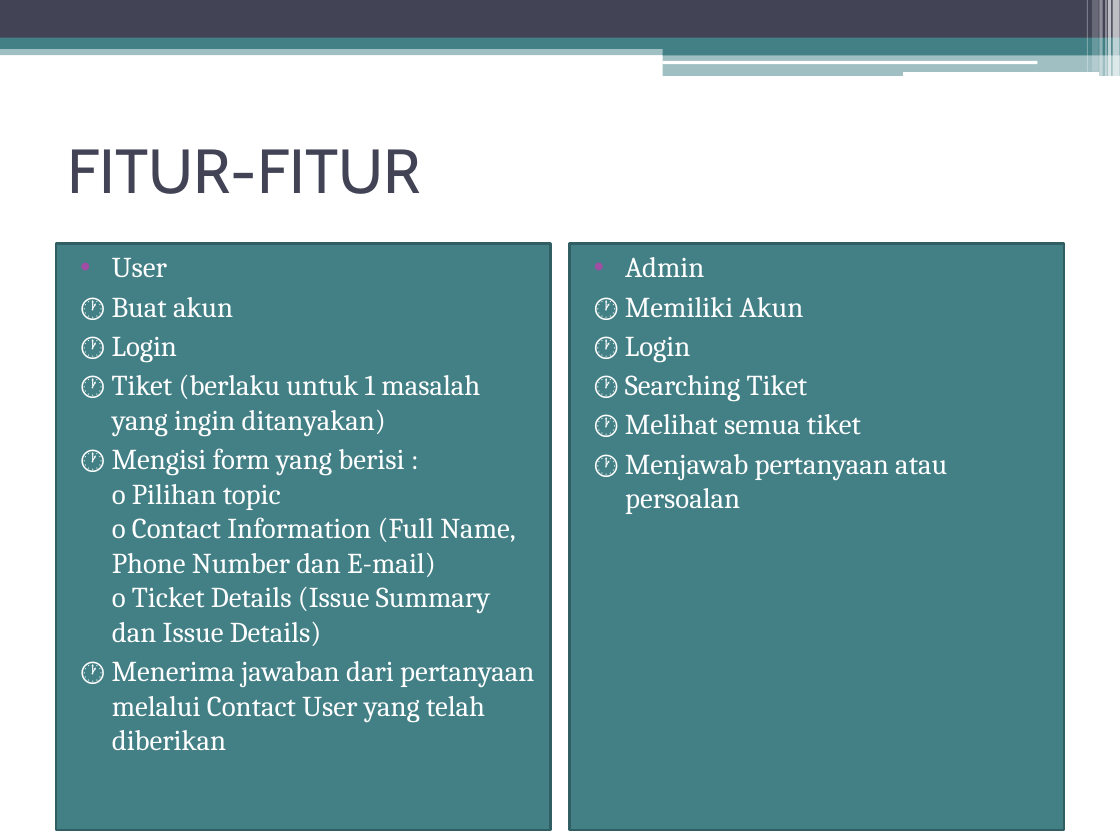
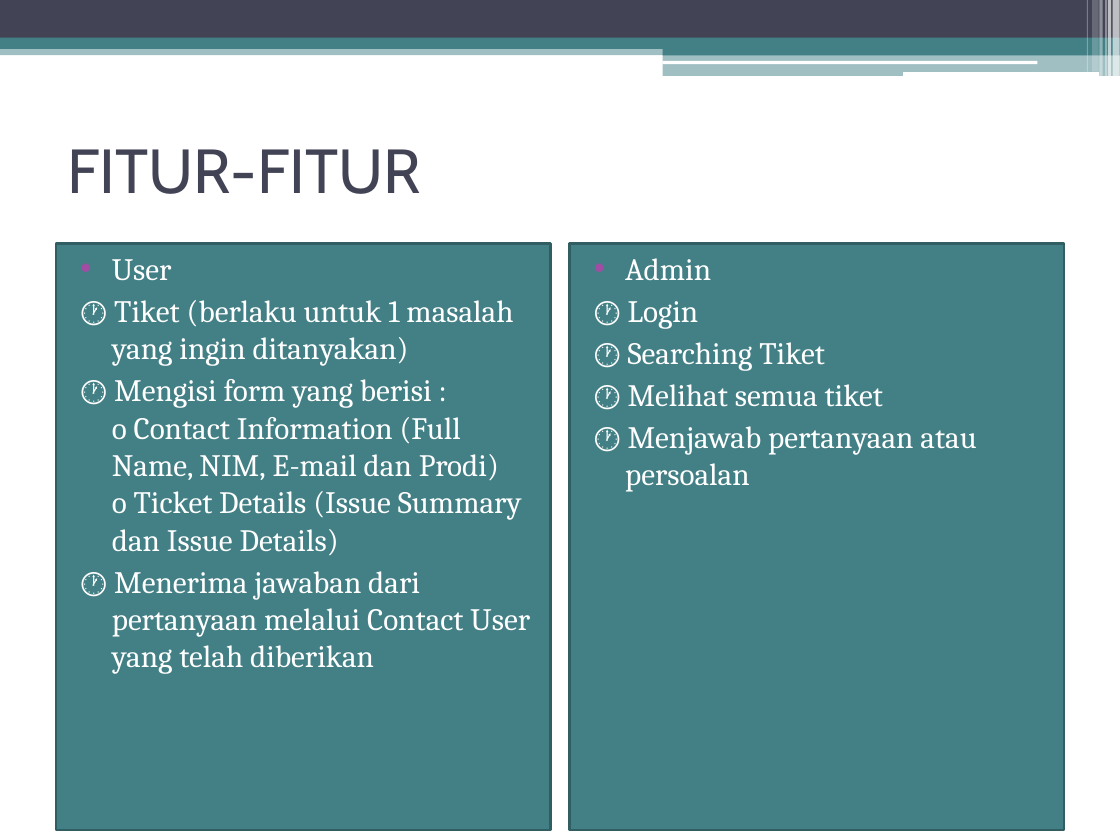
Before and after one commit to irfangerard44/IF-3121, a slide deck: slide 5 of Org2ITERA/Tugas Besar/ppt Helpdesk.pptx. Drawn at 1120x840 pixels with LibreOffice and Linux fonts; fonts in the diff are those of the drawing. Boxes give left, top, right and bottom in pixels: in the first picture for what was removed or moved away, otherwise in the second. Text is boxed around its words. In the diff, an @@ line names an element or a change of style, - is before the commit and + after.

Commit message:
Revisi Presentasion Helpdesk

```diff
--- a/Org2ITERA/Tugas Besar/ppt Helpdesk.pptx
+++ b/Org2ITERA/Tugas Besar/ppt Helpdesk.pptx
@@ text at <box>112,259,530,674</box>: size 18.5 to 20 pt in "User", "🕐 Tiket (berlaku untuk 1 masalah yang ...", "🕐 Menerima jawaban dari pertanyaan melalui Contact ..." @@
@@ text "Admin" at <box>569,244,1064,830</box>: size 18.5 to 20 pt @@
@@ text at <box>112,297,233,362</box>: paragraphs removed @@
-🕐 Buat akun
-🕐 Login
@@ text at <box>625,297,804,317</box>: paragraph removed @@
-🕐 Memiliki Akun
@@ text at <box>112,379,522,555</box>: text changed; size 18.5 to 20 pt @@
-🕐 Mengisi form yang berisi :
-o Pilihan topic
-o Contact Information (Full Name, Phone Number dan E-mail)
-o Ticket Details (Issue Summary dan Issue Details)
+🕐 Mengisi form yang berisi :
+o Contact Information (Full Name, NIM, E-mail dan Prodi)
+o Ticket Details (Issue Summary dan Issue Details)
```
